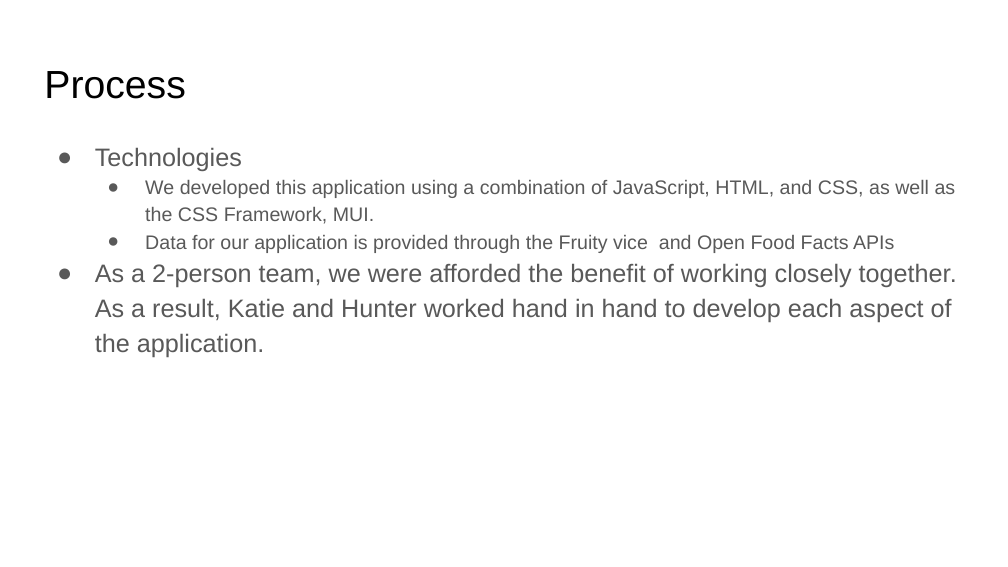
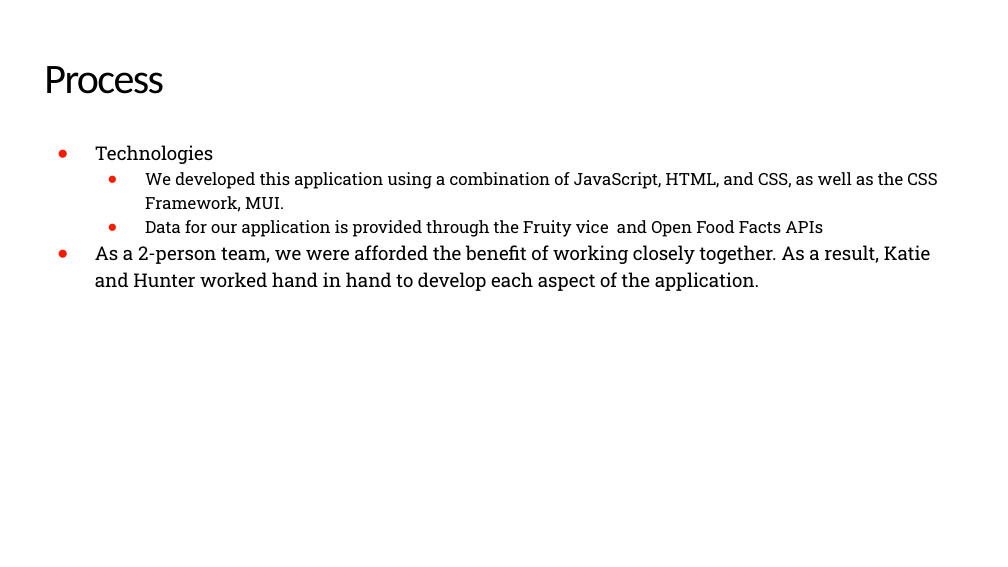
Before and after one commit to KatieThompson704/play-with-your-food, a slide deck: slide 4 of find-my-fruit_project1_HunterKatie.pptx. Drawn at 1008x567 pixels with LibreOffice and Linux fonts; fonts in the diff are those of the drawing. Boxes give left, top, right and bottom in pixels: in the first picture for what was removed or moved away, otherwise in the second. Text is boxed around its words. In the diff, an @@ line names an element or a change of style, - is before the commit and + after.

```diff
--- a/find-my-fruit_project1_HunterKatie.pptx
+++ b/find-my-fruit_project1_HunterKatie.pptx
@@ title "Process" at box(44, 66, 164, 94): size 28 to 30 pt, font Arial to Calibri, letter spacing 0 to -1.1 pt; line spacing 1 to 0.85 @@
@@ text "Technologies" at box(95, 145, 937, 291): size 18 to 13.5 pt in "Technologies", "As a 2-person team, we were afforded ..."; font Arial to Roboto Slab, text colour #595959 to #000000; size 14 to 12 pt in "We developed this application using a combination ...", "Data for our application is provided through ..."; line spacing 1.15 to 1.2; bullet colour #595959 to #F81B02 @@
```
Also in this commit, not shown: 8 other slides changed, 2 other files.
